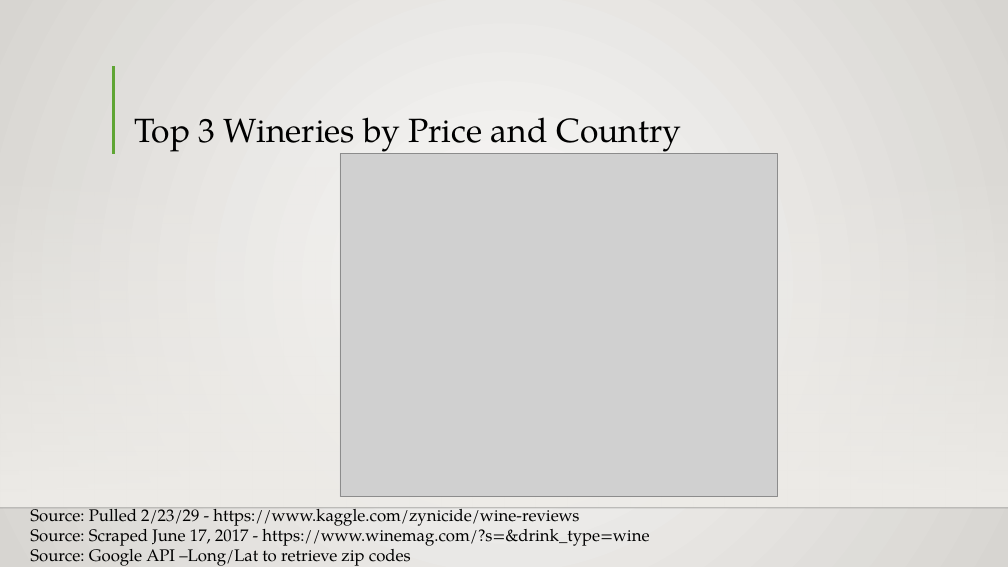
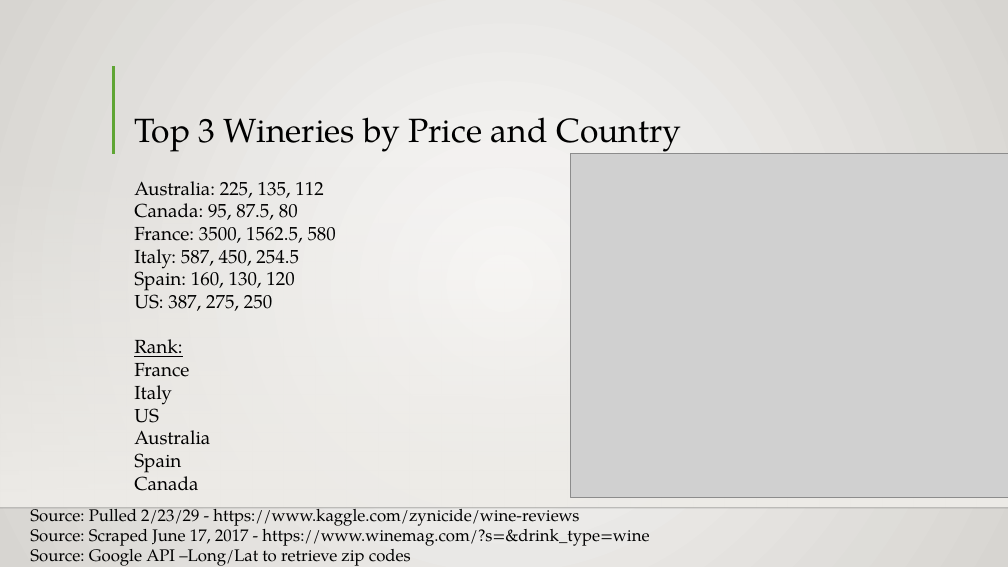
Before and after one commit to drivera537/Data-Historians, a slide deck: slide 15 of Wine_Data.pptx. Drawn at 1008x567 pixels with LibreOffice and Linux fonts; fonts in the diff are those of the drawing; grey boxes stand for pictures; background and template pictures are left out. Boxes give left, top, right and bottom in pixels: in the first picture for what was removed or moved away, otherwise in the second. Text is boxed around its words. In the diff, an @@ line names an element or a change of style, - is before the commit and + after.

```diff
--- a/Wine_Data.pptx
+++ b/Wine_Data.pptx
@@ picture: place and size @@
-picture at bbox=[340, 154, 778, 498]
+picture at bbox=[570, 154, 1008, 498]
@@ text added at bbox=[134, 181, 336, 491], 18 pt, text #000000 @@
+Australia: 225, 135, 112
+Canada: 95, 87.5, 80
+France: 3500, 1562.5, 580
+Italy: 587, 450, 254.5
+Spain: 160, 130, 120
+US: 387, 275, 250
+Rank:
+France
+Italy
+US
+Australia
+Spain
+Canada
```
Also in this commit, not shown: 1 other slide changed.
